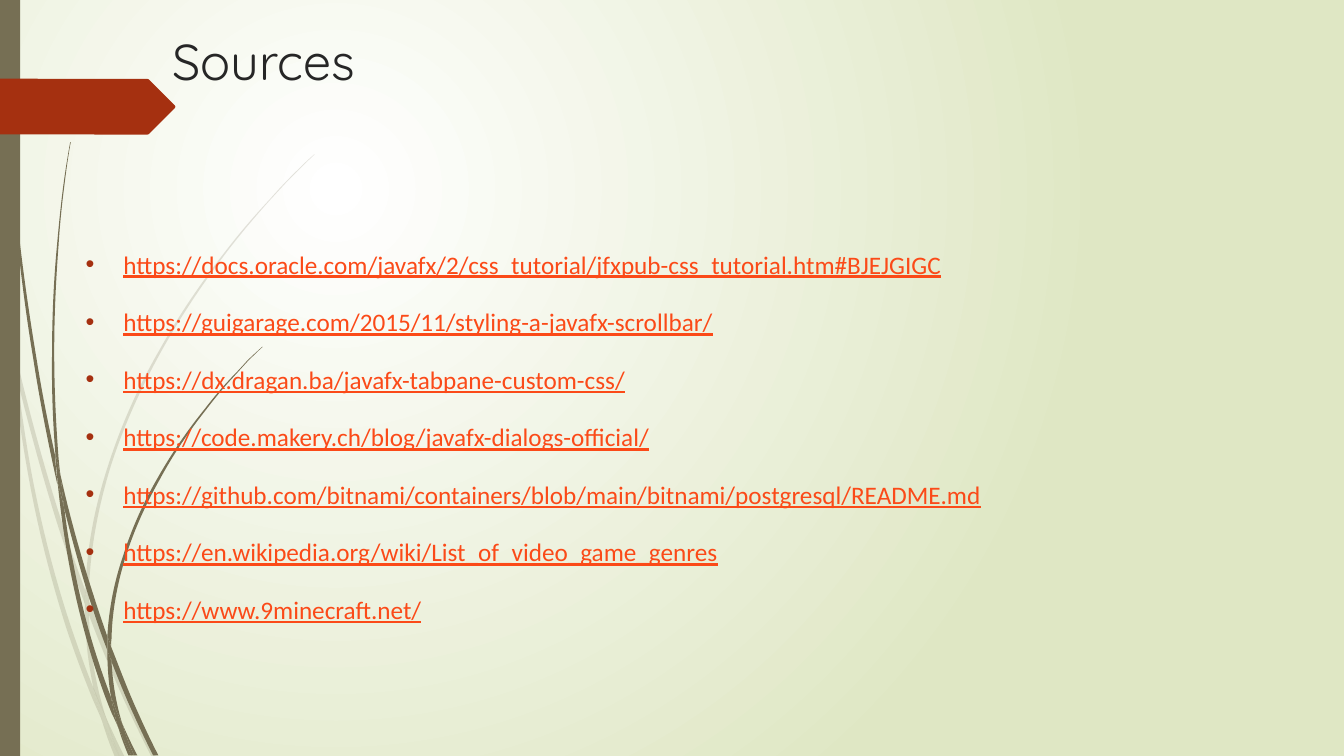
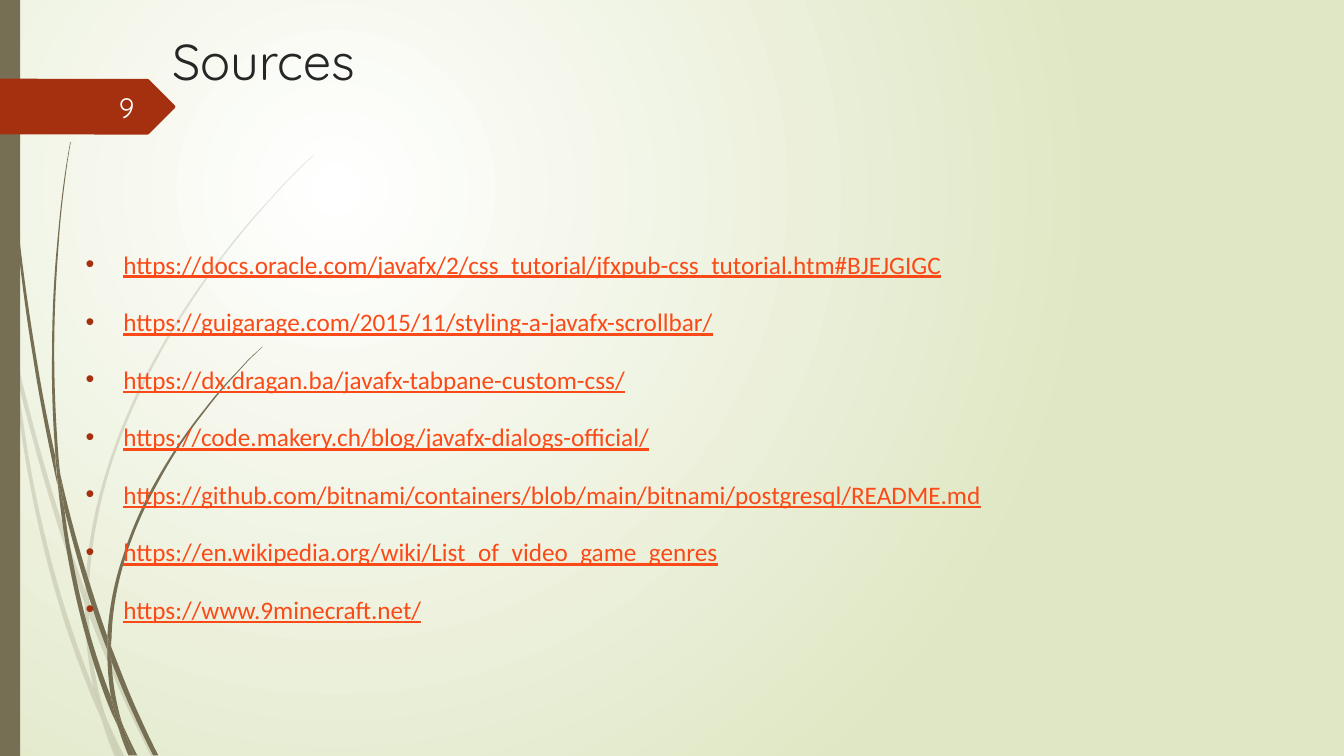
Before and after one commit to LeVraiGG/bdrModsManager, a slide deck: slide 10 of src/main/presentation_projet_bdr.pptx. Drawn at 1344x756 pixels with LibreOffice and Linux fonts; fonts in the diff are those of the drawing. Boxes give left, top, right and bottom in pixels: in the first picture for what was removed or moved away, otherwise in the second. Text is boxed around its words. In the diff, an @@ line names an element or a change of style, - is before the commit and + after.

```diff
--- a/src/main/presentation_projet_bdr.pptx
+++ b/src/main/presentation_projet_bdr.pptx
@@ text added at box(119, 98, 134, 118), 20 pt, text #FEFFFF @@
+9
```
Also in this commit, not shown: 9 other slides changed.
